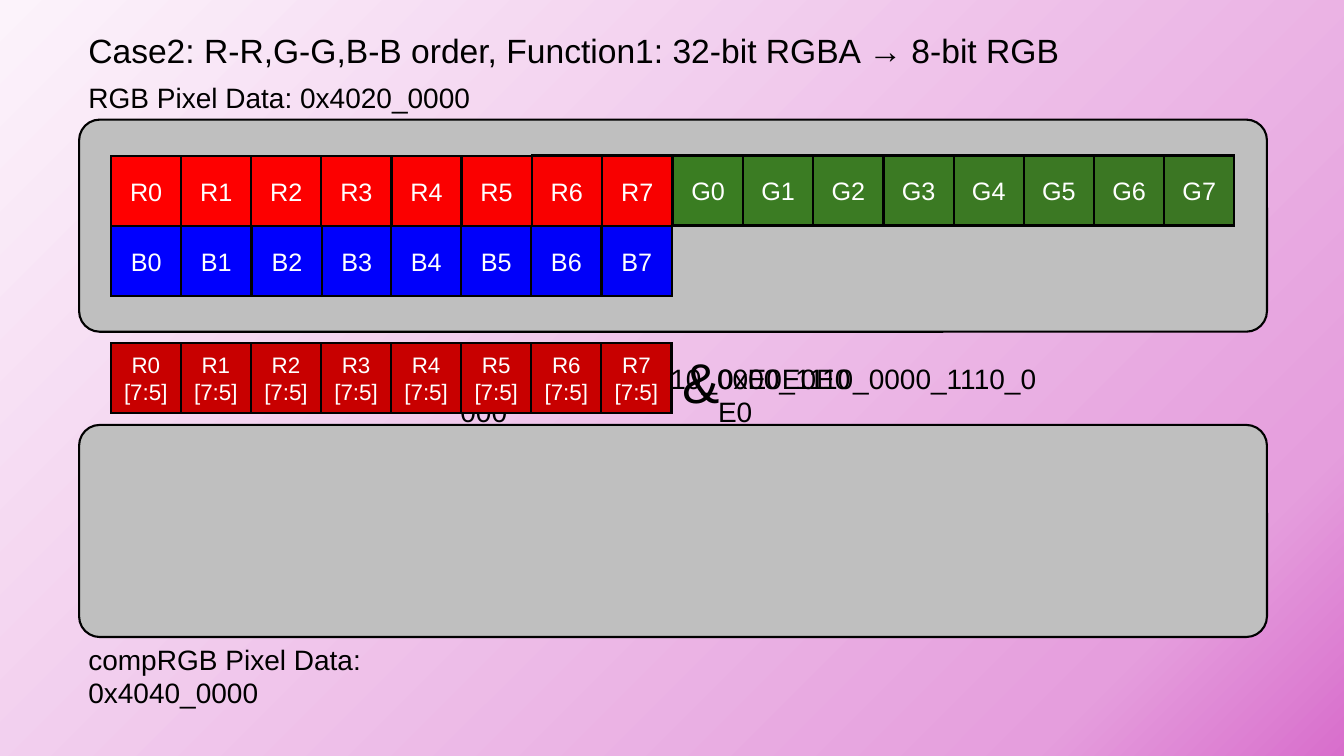
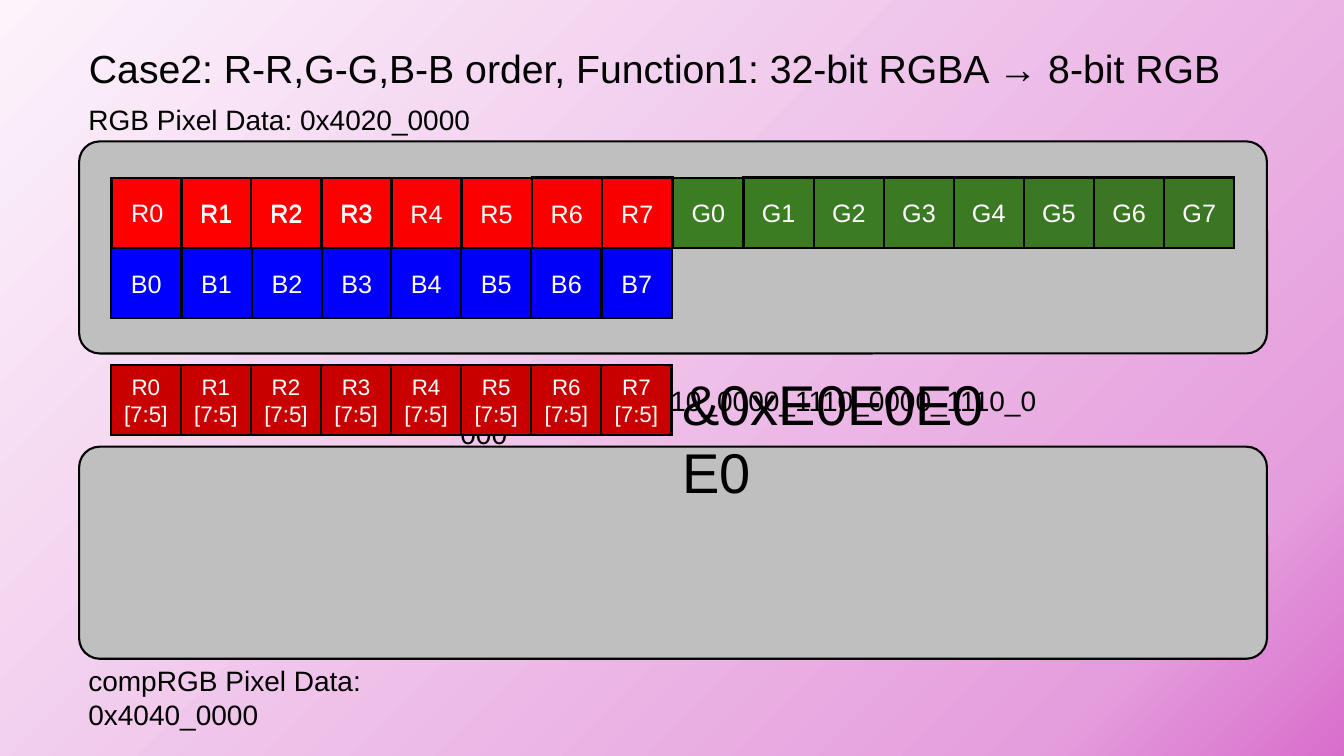
Before and after one commit to JinYeong-Jang/MP_Project, a slide deck: slide 7 of !report/report.pptx (slide 9 before the commit). Drawn at 1344x756 pixels with LibreOffice and Linux fonts; fonts in the diff are those of the drawing. Boxes give left, top, right and bottom in pixels: in the first picture for what was removed or moved away, otherwise in the second. Text is boxed around its words. In the diff, an @@ line names an element or a change of style, - is before the commit and + after.

```diff
--- a/!report/report.pptx
+++ b/!report/report.pptx
@@ text "Case2: R-R,G-G,B-B order, Function1: 32-bit ...": place and size @@
-text "Case2: R-R,G-G,B-B order, Function1: 32-bit ..." at (88, 38, 1059, 68)
+text "Case2: R-R,G-G,B-B order, Function1: 32-bit ..." at (89, 54, 1220, 88)
@@ text "Case2: R-R,G-G,B-B order, Function1: 32-bit ..." at (89, 54, 1220, 88): size 24 to 28 pt @@
@@ rectangle added at (111, 177, 181, 248), fill #FF0000, outline #000000 1.5 pt, 18 pt, text #FFFFFF @@
+R0
@@ rectangle added at (112, 177, 182, 248), fill #FF0000, outline #000000 1.5 pt, 18 pt, text #FFFFFF @@
+R0
@@ rectangle added at (181, 177, 252, 248), fill #FE0000, outline #000000 1.5 pt, 18 pt, text #FFFFFF @@
+R1
@@ rectangle added at (181, 177, 252, 248), outline #000000 1.5 pt, 18 pt, text #FFFFFF @@
+R1
@@ rectangle added at (251, 177, 322, 248), fill #FD0000, outline #000000 1.5 pt, 18 pt, text #FFFFFF @@
+R2
@@ rectangle added at (251, 177, 322, 248), outline #000000 1.5 pt, 18 pt, text #FFFFFF @@
+R2
@@ rectangle added at (322, 177, 392, 248), fill #FC0000, outline #000000 1.5 pt, 18 pt, text #FFFFFF @@
+R3
@@ rectangle added at (322, 177, 392, 248), outline #000000 1.5 pt, 18 pt, text #FFFFFF @@
+R3
@@ rectangle added at (392, 177, 463, 248), fill #FB0000, outline #000000 1.5 pt, 18 pt, text #FFFFFF @@
+R4
@@ rectangle added at (462, 177, 532, 248), fill #FA0000, outline #000000 1.5 pt, 18 pt, text #FFFFFF @@
+R5
@@ rectangle added at (744, 177, 815, 248), fill #3B7C23, outline #000000 1.5 pt, 18 pt, text #FFFFFF @@
+G1
@@ 34 rectangles, 4 texts, 2 rounded rectangles: place and size @@
-34 rectangles, 4 texts, 2 rounded rectangles at (79, 87, 1266, 709)
+34 rectangles, 4 texts, 2 rounded rectangles at (79, 109, 1266, 730)
@@ text removed at (673, 343, 721, 420) @@
-&
@@ text at (673, 365, 1004, 443): text changed; size 20 to 40 pt @@
-0xE0E0E0E0
+&0xE0E0E0E0
```
Also in this commit, not shown: 6 other slides changed, 1 slide added, 2 slides removed, 2 other files.
